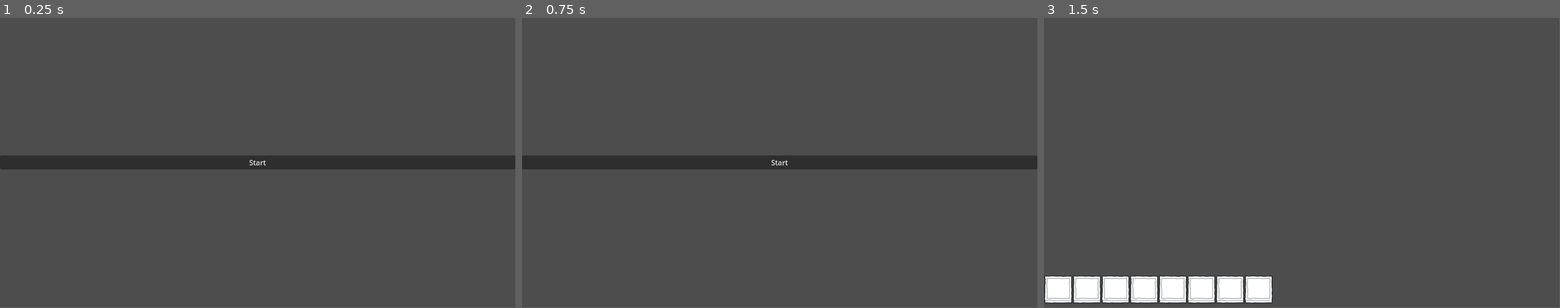
Above: before the commit, frames 1-3 (left to right).
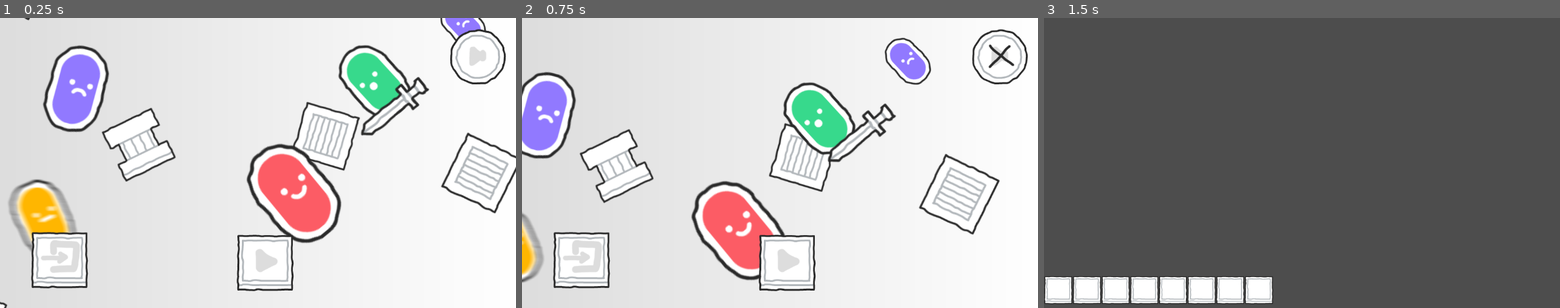
Above: after the commit, the same moments.

Repository: Alloces/DeadIsGood
Game: Godot game, scene res://MainMenu.tscn
Two runs of this game, one before a commit and one after it. Both use one fixed random seed, a clock stepped at 60 frames per second and the inputs below.
Inputs (mouse positions are in pixels of both pictures, inside the frame that each line leads up to; where the layout moved, square brackets give the same spot in the first picture):
- Up to frame 1 (0.25 s): no input
- Up to frame 2 (0.75 s): click (1001, 55) at 0.52 s
- Up to frame 3 (1.5 s): click (1307, 261) [1302, 163] at 1.25 s
In our replay, the window is 799x449 before the commit and 800x450 after it. These sizes can differ from the game's own. Grey fills any space a smaller window leaves; there, only what the larger window draws over its background counts as a difference.

The runs differ from the first frame. In frame 1, 99% of the frame differs, in the area x 0-100%, y 0-100%; in frame 2, 99%; in frame 3, 1.2%.

Commit message:
feat: :sparkles: main menu and music

Diff:
--- a/MainMenu.tscn
+++ b/MainMenu.tscn
@@ -1,25 +1,184 @@
-[gd_scene load_steps=2 format=3 uid="uid://ctj2o8mtr46c8"]
+[gd_scene load_steps=19 format=3 uid="uid://ctj2o8mtr46c8"]
+
+[ext_resource type="Texture2D" uid="uid://cbaq52d38mblr" path="res://assets/sprites/ui/tile_column.png" id="1_bup2w"]
+[ext_resource type="Texture2D" uid="uid://b8146vndw4yk5" path="res://assets/sprites/ui/tile_crate.png" id="2_swab2"]
+[ext_resource type="Texture2D" uid="uid://iy463hxxxpgv" path="res://assets/sprites/ui/ui_button_hover.png" id="2_u3psv"]
+[ext_resource type="Texture2D" uid="uid://ct462upcvanrv" path="res://assets/sprites/ui/ui_button copy_hover.png" id="3_2crf6"]
+[ext_resource type="Texture2D" uid="uid://digwxn5pcosg8" path="res://assets/sprites/ui/character_roundGreen.png" id="3_uils3"]
+[ext_resource type="Texture2D" uid="uid://bswiqvegu7ily" path="res://assets/sprites/ui/character_roundRed.png" id="4_80xiw"]
+[ext_resource type="Texture2D" uid="uid://nwryub0e1ve4" path="res://assets/sprites/ui/character_roundPurple.png" id="5_xdyx0"]
+[ext_resource type="Texture2D" uid="uid://ba1ua8pwasr0f" path="res://assets/sprites/ui/character_roundYellow.png" id="6_e0kk4"]
+[ext_resource type="Texture2D" uid="uid://dnhiv3it12lw7" path="res://assets/sprites/ui/item_sword copy.png" id="7_ubpup"]
+[ext_resource type="Texture2D" uid="uid://cw31omnevqx0c" path="res://assets/sprites/ui/ui_button copy.png" id="8_nnwvx"]
+[ext_resource type="Texture2D" uid="uid://c30j7x4scgbk1" path="res://assets/sprites/ui/ui_button.png" id="9_ttc4i"]
+[ext_resource type="Texture2D" uid="uid://dw2bxbr5gfcmj" path="res://assets/sprites/ui/muted.png" id="12_dr56u"]
+[ext_resource type="Texture2D" uid="uid://ut3dpc8r0mx5" path="res://assets/sprites/ui/music.png" id="12_uwkrt"]
+[ext_resource type="Texture2D" uid="uid://dejtailmkyryx" path="res://assets/sprites/ui/muted_pressed.png" id="13_l6hhc"]
+[ext_resource type="Texture2D" uid="uid://bs386hfd3dqr0" path="res://assets/sprites/ui/music_pressed.png" id="13_l7wbv"]
 
 [sub_resource type="GDScript" id="GDScript_dq42c"]
-script/source = "extends Node2D
+script/source = "extends Control
 
 var first_level: String = \"res://scenes/Levels/Level_1.tscn\"
 
 func _on_start_btn_pressed():
 	get_tree().change_scene_to_file(first_level)
+
+func _on_exit_btn_pressed():
+	get_tree().quit()
+
+func _process(delta):
+	var w = get_viewport().size
+	$ParallaxBackground.scroll_offset=(get_global_mouse_position() - Vector2(w / 2)) * -0.5
+
+func _on_music_button_pressed():
+	AudioManager.stop()
+	$MuteButton.disabled = false
+	$MuteButton.visible = true
+	$MusicButton.disabled = true
+	$MusicButton.visible = false
+
+func _on_mute_button_pressed():
+	AudioManager.play()
+	$MuteButton.disabled = true
+	$MuteButton.visible = false
+	$MusicButton.disabled = false
+	$MusicButton.visible = true
 "
 
-[node name="MainMenu" type="Node2D"]
+[sub_resource type="Gradient" id="Gradient_nah42"]
+colors = PackedColorArray(0.866667, 0.866667, 0.866667, 1, 1, 1, 1, 1)
+
+[sub_resource type="GradientTexture1D" id="GradientTexture1D_inv0t"]
+gradient = SubResource("Gradient_nah42")
+
+[node name="MainMenu" type="Control"]
+layout_mode = 3
+anchors_preset = 15
+anchor_right = 1.0
+anchor_bottom = 1.0
+grow_horizontal = 2
+grow_vertical = 2
+size_flags_horizontal = 3
 script = SubResource("GDScript_dq42c")
 
-[node name="GridContainer" type="GridContainer" parent="."]
-offset_right = 1152.0
-offset_bottom = 648.0
+[node name="StartButton" type="TextureButton" parent="."]
+offset_left = 504.0
+offset_top = 461.0
+offset_right = 680.0
+offset_bottom = 633.0
+texture_normal = ExtResource("9_ttc4i")
+texture_hover = ExtResource("2_u3psv")
 
-[node name="StartBtn" type="Button" parent="GridContainer"]
-layout_mode = 2
+[node name="ExitButton" type="TextureButton" parent="."]
+offset_left = 45.0
+offset_top = 454.0
+offset_right = 221.0
+offset_bottom = 628.0
+texture_normal = ExtResource("8_nnwvx")
+texture_hover = ExtResource("3_2crf6")
+
+[node name="ParallaxBackground" type="ParallaxBackground" parent="."]
+
+[node name="ParallaxLayer" type="ParallaxLayer" parent="ParallaxBackground"]
+motion_scale = Vector2(0.4, 0.4)
+
+[node name="TileColumn" type="Sprite2D" parent="ParallaxBackground/ParallaxLayer"]
+position = Vector2(345, 303)
+texture = ExtResource("1_bup2w")
+
+[node name="TileColumn2" type="Sprite2D" parent="ParallaxBackground/ParallaxLayer"]
+position = Vector2(44, 725)
+rotation = 2.42819
+texture = ExtResource("1_bup2w")
+
+[node name="TileCrate" type="Sprite2D" parent="ParallaxBackground/ParallaxLayer"]
+position = Vector2(762, 284)
+texture = ExtResource("2_swab2")
+
+[node name="TileCrate4" type="Sprite2D" parent="ParallaxBackground/ParallaxLayer"]
+position = Vector2(1110, 366)
+rotation = -1.40281
+scale = Vector2(1.09156, 1.09156)
+texture = ExtResource("2_swab2")
+
+[node name="ParallaxLayer2" type="ParallaxLayer" parent="ParallaxBackground"]
+motion_scale = Vector2(0.7, 0.7)
+
+[node name="CharacterRoundPurple2" type="Sprite2D" parent="ParallaxBackground/ParallaxLayer2"]
+position = Vector2(1095, 48)
+rotation = -1.02041
+scale = Vector2(0.588876, 0.588876)
+texture = ExtResource("5_xdyx0")
+
+[node name="CharacterRoundGreen" type="Sprite2D" parent="ParallaxBackground/ParallaxLayer2"]
+position = Vector2(898, 176)
+texture = ExtResource("3_uils3")
+
+[node name="CharacterRoundRed" type="Sprite2D" parent="ParallaxBackground/ParallaxLayer2"]
+position = Vector2(718, 427)
+texture = ExtResource("4_80xiw")
+
+[node name="TileCrate3" type="Sprite2D" parent="ParallaxBackground/ParallaxLayer2"]
+position = Vector2(1158, 729)
+rotation = -1.40281
+scale = Vector2(0.519112, 0.519112)
+texture = ExtResource("2_swab2")
+
+[node name="ParallaxLayer3" type="ParallaxLayer" parent="ParallaxBackground"]
+motion_scale = Vector2(0.5, 0.5)
+
+[node name="CharacterRoundPurple" type="Sprite2D" parent="ParallaxBackground/ParallaxLayer3"]
+position = Vector2(214, 183)
+texture = ExtResource("5_xdyx0")
+
+[node name="CharacterRoundYellow" type="Sprite2D" parent="ParallaxBackground/ParallaxLayer3"]
+position = Vector2(139, 471)
+texture = ExtResource("6_e0kk4")
+
+[node name="ItemSwordCopy" type="Sprite2D" parent="ParallaxBackground/ParallaxLayer3"]
+position = Vector2(926, 222)
+texture = ExtResource("7_ubpup")
+
+[node name="TileCrate2" type="Sprite2D" parent="ParallaxBackground/ParallaxLayer3"]
+position = Vector2(80, -53)
+rotation = -1.40281
+texture = ExtResource("2_swab2")
+
+[node name="CharacterRoundGreen2" type="Sprite2D" parent="ParallaxBackground/ParallaxLayer3"]
+position = Vector2(650, 750)
+rotation = 2.03784
+texture = ExtResource("3_uils3")
+
+[node name="BackgroundColor" type="CanvasLayer" parent="."]
+layer = -101
+
+[node name="TextureRect" type="TextureRect" parent="BackgroundColor"]
+anchors_preset = 15
+anchor_right = 1.0
+anchor_bottom = 1.0
+grow_horizontal = 2
+grow_vertical = 2
 size_flags_horizontal = 3
-size_flags_vertical = 6
-text = "Start"
+size_flags_vertical = 3
+texture = SubResource("GradientTexture1D_inv0t")
 
-[connection signal="pressed" from="GridContainer/StartBtn" to="." method="_on_start_btn_pressed"]
+[node name="MuteButton" type="TextureButton" parent="."]
+offset_left = 980.0
+offset_right = 1156.0
+offset_bottom = 174.0
+texture_normal = ExtResource("12_dr56u")
+texture_hover = ExtResource("13_l6hhc")
+
+[node name="MusicButton" type="TextureButton" parent="."]
+layout_mode = 1
+offset_left = 980.0
+offset_right = 1156.0
+offset_bottom = 174.0
+texture_normal = ExtResource("12_uwkrt")
+texture_hover = ExtResource("13_l7wbv")
+
+[connection signal="pressed" from="StartButton" to="." method="_on_start_btn_pressed"]
+[connection signal="pressed" from="ExitButton" to="." method="_on_exit_btn_pressed"]
+[connection signal="pressed" from="MuteButton" to="." method="_on_mute_button_pressed"]
+[connection signal="pressed" from="MusicButton" to="." method="_on_music_button_pressed"]
--- /dev/null
+++ b/audio_manager.gd
@@ -0,0 +1,13 @@
+extends AudioStreamPlayer2D
+
+var music := preload("res://assets/music/music.mp3")
+
+# Called when the node enters the scene tree for the first time.
+func _ready():
+	stream = music
+	play()
+
+
+# Called every frame. 'delta' is the elapsed time since the previous frame.
+func _process(delta):
+	pass
--- a/project.godot
+++ b/project.godot
@@ -14,3 +14,11 @@
 run/main_scene="res://MainMenu.tscn"
 config/features=PackedStringArray("4.1", "Forward Plus")
 config/icon="res://icon.svg"
+
+[autoload]
+
+AudioManager="*res://audio_manager.gd"
+
+[display]
+
+window/stretch/mode="viewport"
Not shown, added: assets/music/music.mp3.import
Not shown, added: assets/sfx/Fall and Put Down.wav.import
Not shown, added: assets/sfx/Hurt.wav.import
Not shown, added: assets/sfx/Jump.wav.import
Not shown, added: assets/sfx/Pick Up.wav.import
Not shown, added: assets/sfx/Teleport.wav.import
Binary file added: assets/sprites/ui/character_roundGreen.png
Not shown, added: assets/sprites/ui/character_roundGreen.png.import
Binary file added: assets/sprites/ui/character_roundPurple.png
Not shown, added: assets/sprites/ui/character_roundPurple.png.import
Binary file added: assets/sprites/ui/character_roundRed.png
Not shown, added: assets/sprites/ui/character_roundRed.png.import
(and 30 more such lines)
